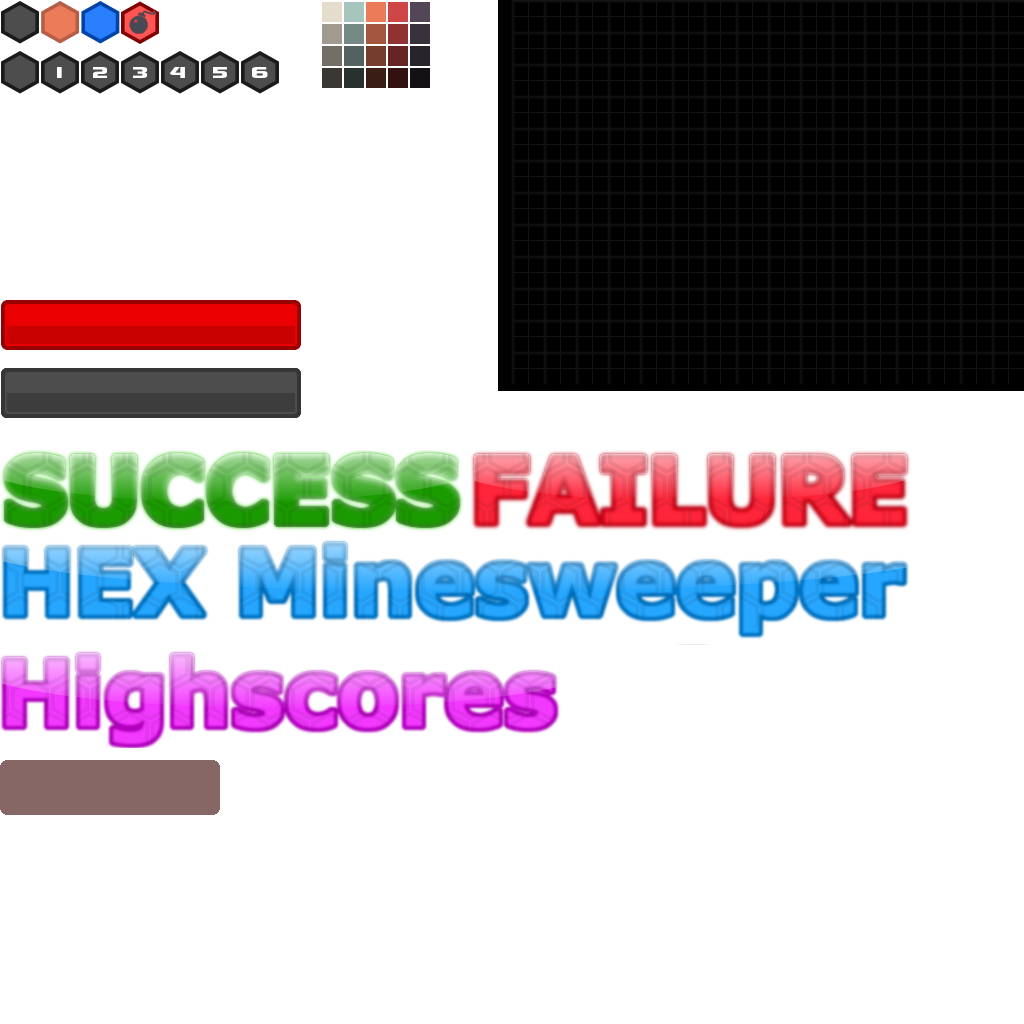
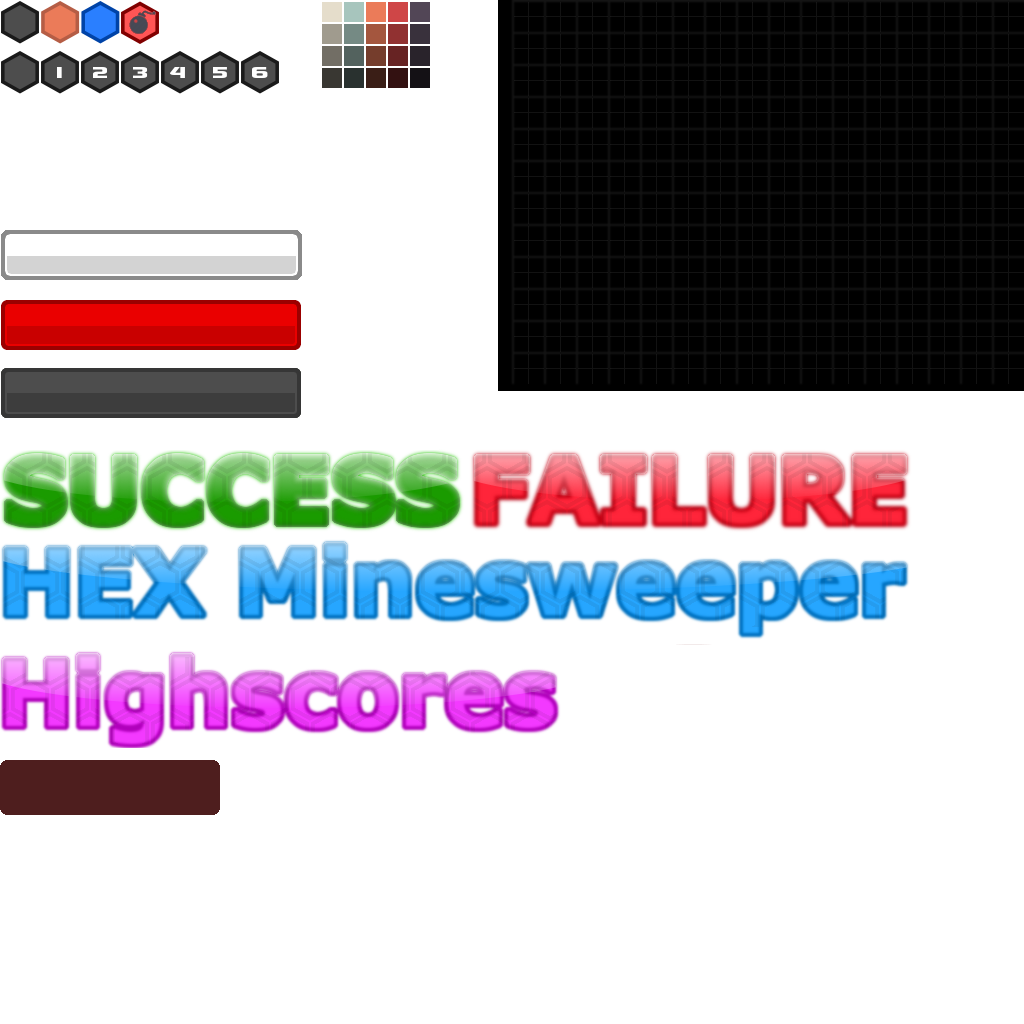
Two versions of the same layered image (1024 x 1024). Layer-by-layer changes:
"Ebene #2": opacity 61% → 90% over (0, 760, 220, 815)
added layer "Ebene #8" above "Ebene #1" over (1, 230, 302, 280)
